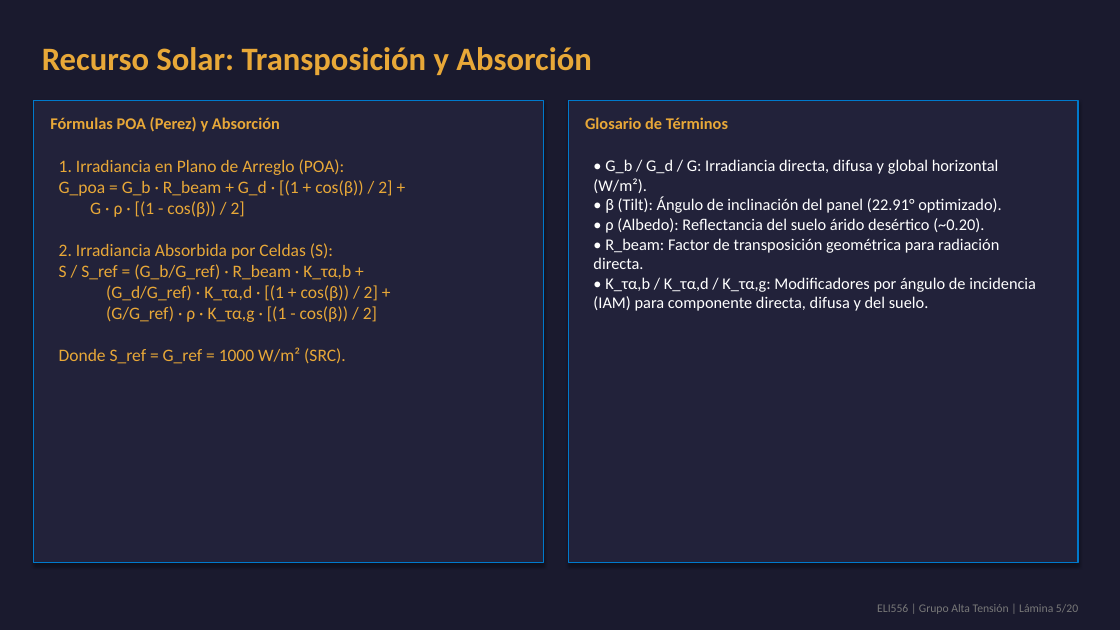
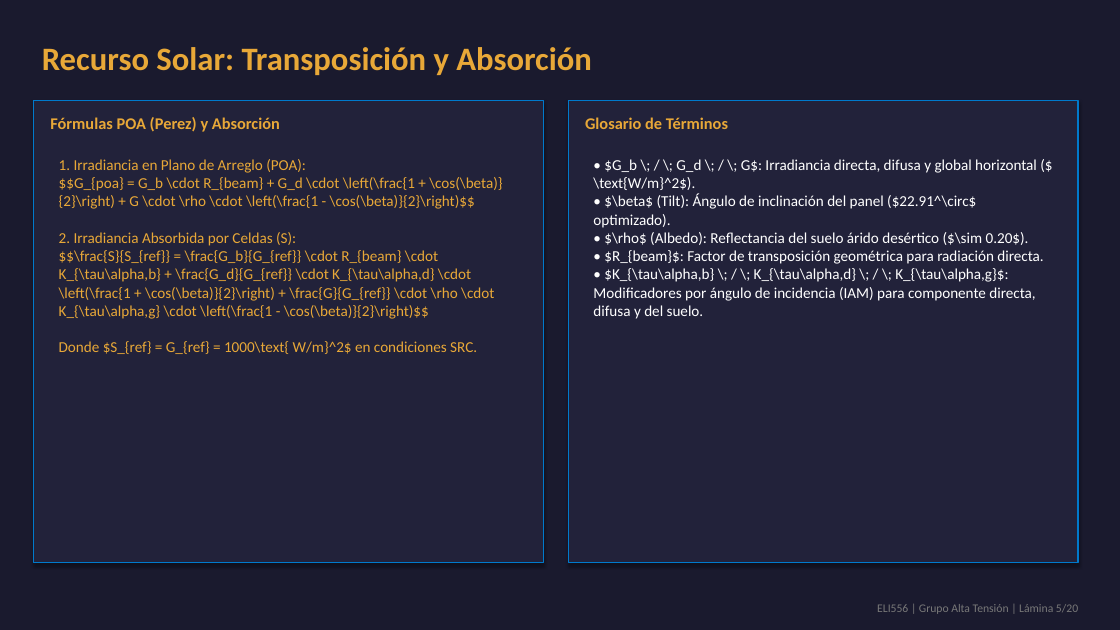
Before and after one commit to theChosen16/t2-paneles, a slide deck: slide 5 of output/Presentacion_Final_ELI556_Atacama.pptx. Drawn at 1120x630 pixels with LibreOffice and Linux fonts; fonts in the diff are those of the drawing. Boxes give left, top, right and bottom in pixels: in the first picture for what was removed or moved away, otherwise in the second. Text is boxed around its words. In the diff, an @@ line names an element or a change of style, - is before the commit and + after.

```diff
--- a/output/Presentacion_Final_ELI556_Atacama.pptx
+++ b/output/Presentacion_Final_ELI556_Atacama.pptx
@@ text at [59, 159, 502, 354]: text changed; size 15 to 13 pt @@
-1. Irradiancia en Plano de Arreglo (POA):
-G_poa = G_b · R_beam + G_d · [(1 + cos(β)) / 2] +
-G · ρ · [(1 - cos(β)) / 2]
-2. Irradiancia Absorbida por Celdas (S):
-S / S_ref = (G_b/G_ref) · R_beam · K_τα,b +
-(G_d/G_ref) · K_τα,d · [(1 + cos(β)) / 2] +
-(G/G_ref) · ρ · K_τα,g · [(1 - cos(β)) / 2]
-Donde S_ref = G_ref = 1000 W/m² (SRC).
+1. Irradiancia en Plano de Arreglo (POA):
+$$G_{poa} = G_b \cdot R_{beam} + G_d \cdot \left(\frac{1 + \cos(\beta)}{2}\right) + G \cdot \rho \cdot \left(\frac{1 - \cos(\beta)}{2}\right)$$
+2. Irradiancia Absorbida por Celdas (S):
+$$\frac{S}{S_{ref}} = \frac{G_b}{G_{ref}} \cdot R_{beam} \cdot K_{\tau\alpha,b} + \frac{G_d}{G_{ref}} \cdot K_{\tau\alpha,d} \cdot \left(\frac{1 + \cos(\beta)}{2}\right) + \frac{G}{G_{ref}} \cdot \rho \cdot K_{\tau\alpha,g} \cdot \left(\frac{1 - \cos(\beta)}{2}\right)$$
+Donde $S_{ref} = G_{ref} = 1000\text{ W/m}^2$ en condiciones SRC.
@@ text at [593, 159, 1043, 319]: text changed; size 14 to 13 pt @@
-• G_b / G_d / G: Irradiancia directa, difusa y global horizontal (W/m²).
-• β (Tilt): Ángulo de inclinación del panel (22.91° optimizado).
-• ρ (Albedo): Reflectancia del suelo árido desértico (~0.20).
-• R_beam: Factor de transposición geométrica para radiación directa.
-• K_τα,b / K_τα,d / K_τα,g: Modificadores por ángulo de incidencia (IAM) para componente directa, difusa y del suelo.
+• $G_b \; / \; G_d \; / \; G$: Irradiancia directa, difusa y global horizontal ($\text{W/m}^2$).
+• $\beta$ (Tilt): Ángulo de inclinación del panel ($22.91^\circ$ optimizado).
+• $\rho$ (Albedo): Reflectancia del suelo árido desértico ($\sim 0.20$).
+• $R_{beam}$: Factor de transposición geométrica para radiación directa.
+• $K_{\tau\alpha,b} \; / \; K_{\tau\alpha,d} \; / \; K_{\tau\alpha,g}$: Modificadores por ángulo de incidencia (IAM) para componente directa, difusa y del suelo.
```
Also in this commit, not shown: 6 other slides changed, 8 other files.
